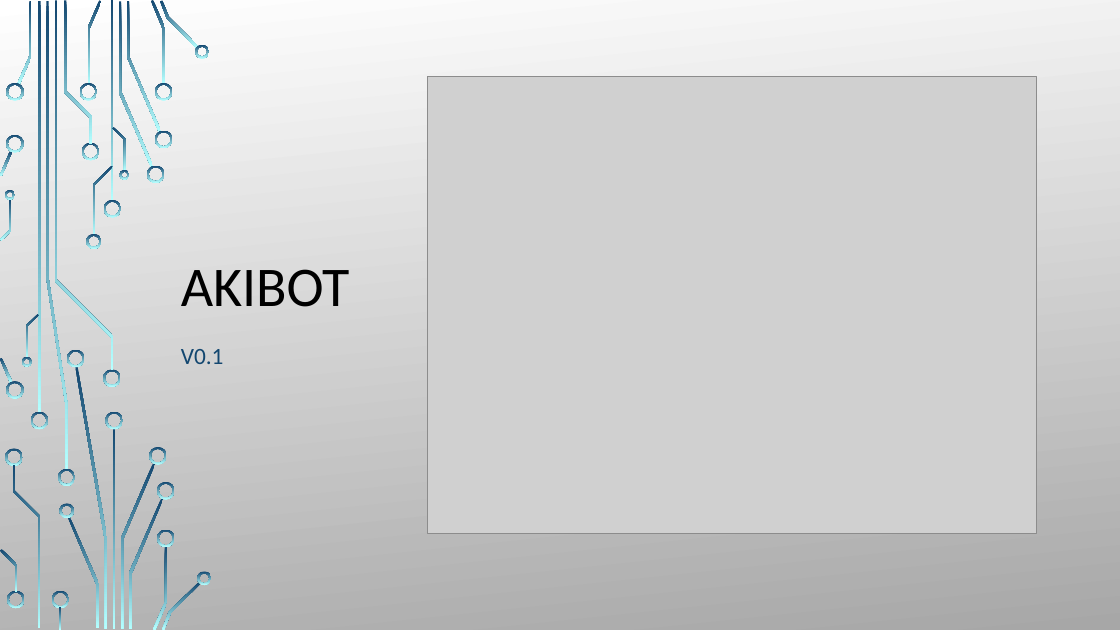
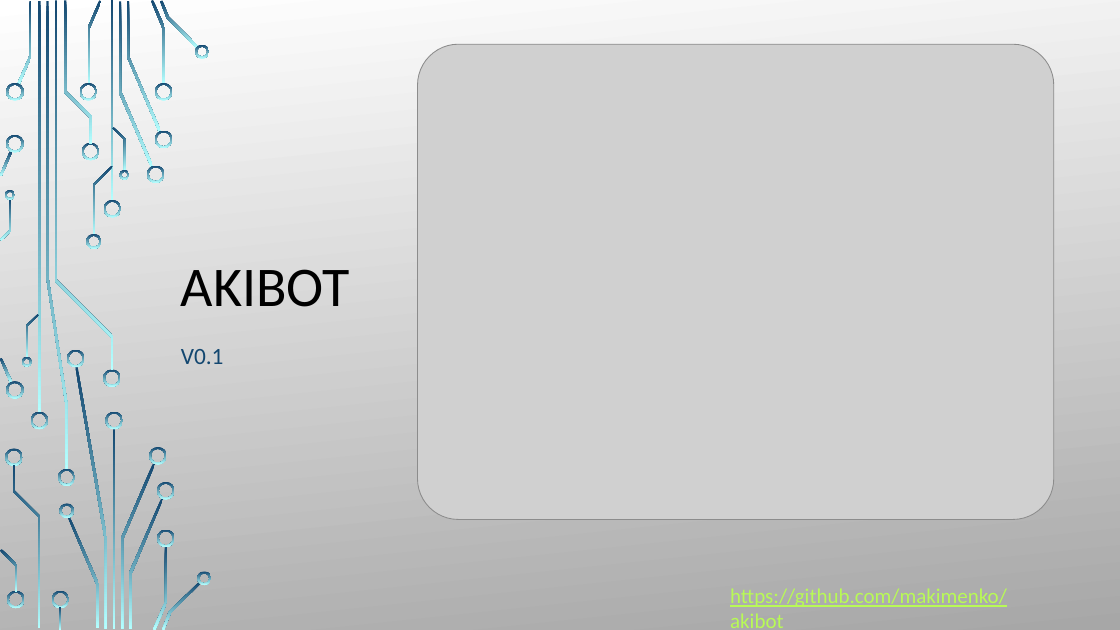
Before and after one commit to makimenko/akibot, a slide deck: slide 1 of AkiBot.pptx. Drawn at 1120x630 pixels with LibreOffice and Linux fonts; fonts in the diff are those of the drawing; grey boxes stand for pictures; background and template pictures are left out. Boxes give left, top, right and bottom in pixels: in the first picture for what was removed or moved away, otherwise in the second. Text is boxed around its words. In the diff, an @@ line names an element or a change of style, - is before the commit and + after.

Commit message:
#12 PPT update

```diff
--- a/AkiBot.pptx
+++ b/AkiBot.pptx
@@ picture: place and size @@
-picture at <box>428,76,1037,534</box>
+picture at <box>418,45,1054,520</box>
@@ text added at <box>730,588,1007,628</box>, 18 pt, text #B8FA56, underline @@
+https://github.com/makimenko/akibot
```
Also in this commit, not shown: 3 slides added, 2 slides removed, 1 other file.
